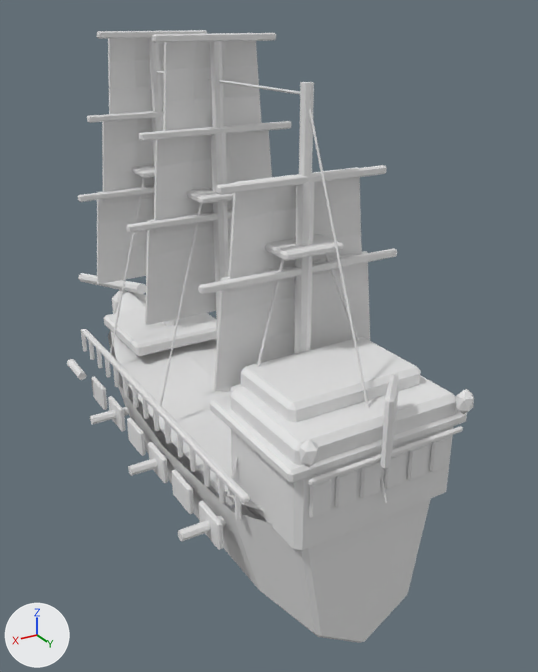
The FBX model Assets/Desktopirates/Resources/Models/ShipsV03/player_tier_5_v03.fbx as it was, and as the next commit left it.
One viewpoint serves both versions: a camera (50 mm lens) standing at (2.25, 4.39, 3.06) and looking at (-0.48, -0.18, 0.78). The axes (+X, +Y, +Z) are drawn at lower left. The lights are the same throughout. The first picture is the older version. Where no turn or scale is listed for an object, it has been applied to the vertices.

The first picture shows 'Bowsprit_Main', 'Sail_1_1', 'Sail_1_2', 'Sail_2_1', 'Sail_2_2', 'Sail_2_3', 'Sail_3_1', 'Sail_3_2', 'Stern_Gallery_Window_1', 'Stern_Gallery_Window_2', 'Stern_Gallery_Window_3', 'Stern_Gallery_Window_4', 'Stern_Gallery_Window_5', 'Stern_Gallery_Window_6', 'Stern_GreatCabin', 'Stern_Lantern_-1', 'Stern_Lantern_1', 'Stern_Quarterdeck', 'Tier_5_Lofted_Deck', 'Tier_5_Lofted_Hull', 'Upper_Stern_Castle' and 56 more.
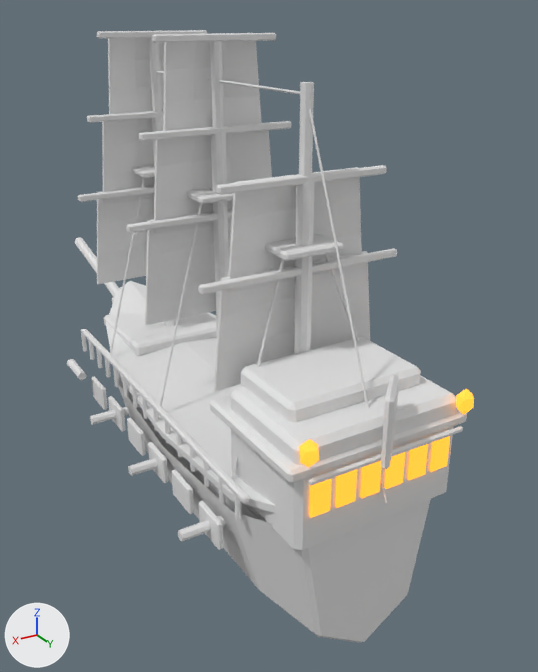
Where the change shows, as pixel boxes (x1, y1, x2, y2) in the pictures (538 x 672 px):
```json
{"object": "Tier_5_Lofted_Deck", "change": "reshaped", "before": [110, 291, 264, 511], "after": [106, 281, 276, 513], "on screen": "10% wider"}
{"object": "Bowsprit_Main", "change": "turned", "before": [78, 273, 146, 294], "after": [75, 237, 119, 297]}
{"object": "Stern_Gallery_Window_1", "change": "recoloured, surface changed", "before": [309, 479, 331, 518], "after": [309, 479, 331, 518]}
{"object": "Stern_Gallery_Window_2", "change": "recoloured, surface changed", "before": [335, 469, 357, 508], "after": [335, 469, 357, 508]}
{"object": "Stern_Gallery_Window_3", "change": "recoloured, surface changed", "before": [360, 461, 381, 498], "after": [360, 461, 381, 498]}
{"object": "Stern_Gallery_Window_5", "change": "recoloured, surface changed", "before": [407, 444, 428, 480], "after": [407, 444, 428, 480]}
{"object": "Stern_Gallery_Window_4", "change": "recoloured, surface changed", "before": [384, 452, 405, 489], "after": [384, 452, 405, 489]}
{"object": "Stern_Gallery_Window_6", "change": "recoloured, surface changed", "before": [430, 436, 450, 472], "after": [430, 436, 450, 472]}
{"object": "Stern_Lantern_-1", "change": "recoloured, surface changed", "before": [299, 439, 319, 467], "after": [299, 439, 319, 467]}
{"object": "Stern_Lantern_1", "change": "recoloured, surface changed", "before": [456, 388, 474, 414], "after": [456, 388, 474, 414]}
```

The change, as JSON lines over the scene's bpy script:
```json
{"op": "set", "path": "mat_glassglow_v03.base_color", "old": "(0.8, 0.8, 0.8)", "new": "(1.0, 0.35, 0.025)", "note": "white #e7e7e7 -> orange #ffa02c"}
{"op": "add", "block": "mat_glassglow_v03", "code": "mat_glassglow_v03.emission_strength = 1.4"}
{"op": "add", "block": "mat_glassglow_v03", "code": "mat_glassglow_v03.emission_color = (1.0, 0.35, 0.025)  # orange #ffa02c"}
{"block": "me_tier_5_lofted_hull_deckmesh", "where": "# used by ob_tier_5_lofted_deck; location = (0.0, 0.0, 0.0)"}
{"op": "remove", "block": "me_tier_5_lofted_hull_deckmesh", "code": "me_tier_5_lofted_hull_deckmesh.from_pydata(...)  # 18 vertices, 10 faces; spans x -0.61..0.61, y -1.86..1.75, z 0.46..0.73"}
{"op": "add", "block": "me_tier_5_lofted_hull_deckmesh", "code": "me_tier_5_lofted_hull_deckmesh.from_pydata(...)  # 36 vertices, 34 faces; spans x -0.66..0.66, y -1.86..1.75, z 0.5..0.82"}
{"block": "me_tier_5_lofted_hull_deckmesh", "change": "me_tier_5_lofted_hull_deckmesh part 1: the whole mesh is rebuilt"}
{"op": "set", "path": "ob_bowsprit_main.rotation_euler", "old": "(1.344, 0.0, 3.142)", "new": "(-1.344, 0.0, 3.142)", "note": "degrees (77, 0, 180) -> degrees (-77, 0, 180)"}
```
